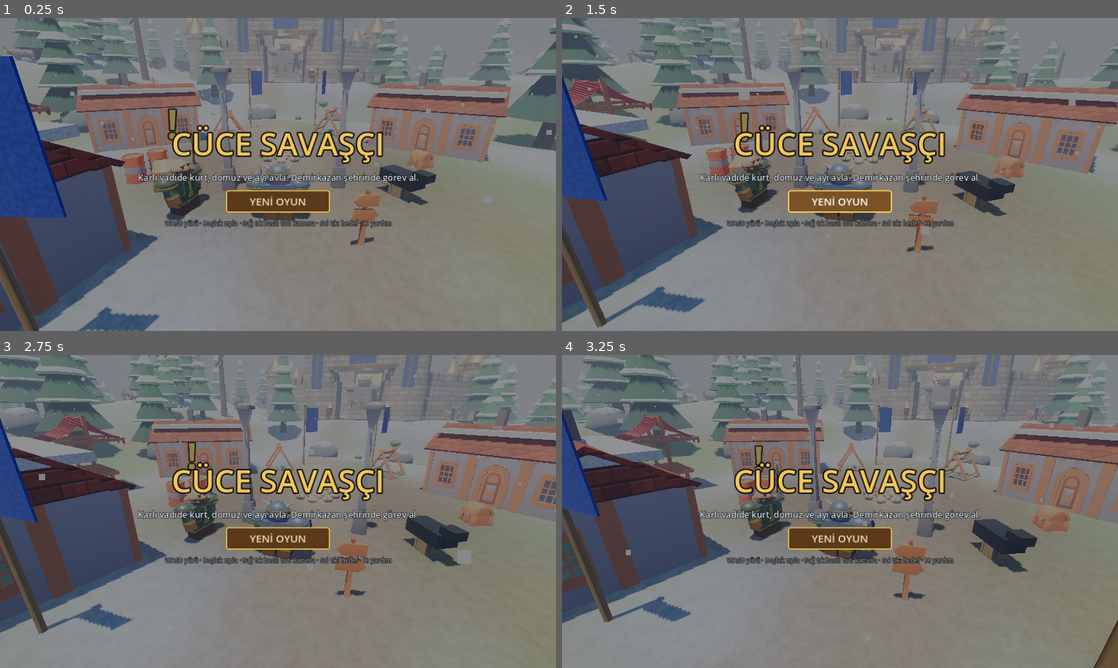
Above: before the commit, frames 1-4 (two rows, left to right).
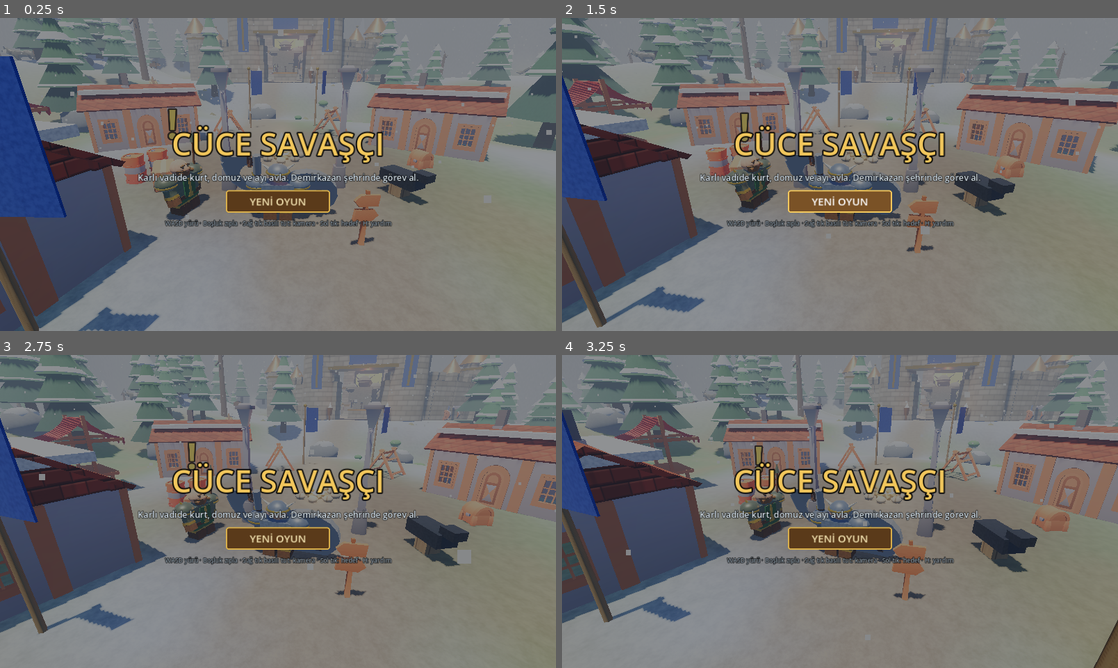
Above: after the commit, the same moments.

Repository: aldaci26/zindan-yuruyusu
Game: Godot game, scene res://main.tscn
Two runs of this game, one before a commit and one after it. Both use one fixed random seed, a clock stepped at 60 frames per second and the inputs below.
Inputs (mouse positions are in pixels of both pictures, inside the frame that each line leads up to):
- Up to frame 1 (0.25 s): no input
- Up to frame 2 (1.5 s): tap Enter at 0.5 s; drag from (840, 174) to (895, 105) at 0.52 s; drag from (840, 174) to (812, 237) at 1.27 s
- Up to frame 3 (2.75 s): move the mouse to (333, 442) at 2.02 s; hold D from 2.03 s (still down); tap G at 2.1 s
- Up to frame 4 (3.25 s): release D at 2.75 s; drag from (812, 574) to (673, 464) at 2.77 s

The runs differ from the first frame. In frame 1, 0.7% of the frame differs, in the area x 39-61%, y 43-65%; in frame 2, 0.7%, in the area x 40-61%, y 43-65%; in frame 3, 0.7%; in frame 4, 0.6%.

Commit message:
Integrate rigged CC0 creatures, equipment models and visual QA scenes

Diff:
--- /dev/null
+++ b/godot/asset_gallery.gd
@@ -0,0 +1,93 @@
+extends Node3D
+## Standalone inspection gallery for imported CC0 assets; main scene is untouched.
+
+const ENTRIES := [
+ {"label":"KayKit Knight","path":"res://assets/third_party/kaykit/adventurers/Characters/gltf/Knight.glb","scale":1.0},
+ {"label":"KayKit Barbarian","path":"res://assets/third_party/kaykit/adventurers/Characters/gltf/Barbarian.glb","scale":1.0},
+ {"label":"KayKit Mage","path":"res://assets/third_party/kaykit/adventurers/Characters/gltf/Mage.glb","scale":1.0},
+ {"label":"KayKit Rogue","path":"res://assets/third_party/kaykit/adventurers/Characters/gltf/Rogue_Hooded.glb","scale":1.0},
+ {"label":"Skeleton Warrior","path":"res://assets/third_party/kaykit/skeletons/Characters/gltf/Skeleton_Warrior.glb","scale":1.0},
+ {"label":"Skeleton Mage","path":"res://assets/third_party/kaykit/skeletons/Characters/gltf/Skeleton_Mage.glb","scale":1.0},
+ {"label":"Quaternius Spider","path":"res://assets/wotlk/third_party/quaternius/easy_enemies_pack/Spider.glb","scale":1.4},
+ {"label":"Quaternius Rat","path":"res://assets/wotlk/third_party/quaternius/easy_enemies_pack/Rat.glb","scale":1.4},
+ {"label":"Quaternius Wolf","path":"res://assets/wotlk/third_party/quaternius/animals_pack/Wolf.glb","scale":1.2},
+ {"label":"Quaternius Fox","path":"res://assets/wotlk/third_party/quaternius/animals_pack/Fox.glb","scale":1.2},
+ {"label":"Quaternius Stag","path":"res://assets/wotlk/third_party/quaternius/animals_pack/Stag.glb","scale":1.2},
+ {"label":"RPG Armor","path":"res://assets/wotlk/third_party/quaternius/rpg_items_pack/Armor_Metal.glb","scale":1.6},
+ {"label":"Knight Helmet","path":"res://assets/wotlk/third_party/quaternius/single_knight_pack/Helmet2.glb","scale":1.8},
+ {"label":"Double Axe","path":"res://assets/wotlk/third_party/quaternius/medieval_weapons_pack/Axe_Double.glb","scale":1.8},
+ {"label":"Heater Shield","path":"res://assets/wotlk/third_party/quaternius/medieval_weapons_pack/Shield_Heater.glb","scale":1.8},
+ {"label":"KayKit Dungeon Chest","path":"res://assets/third_party/kaykit/dungeon/Assets/gltf/chest.glb","scale":1.8},
+]
+func _ready() -> void:
+ _build_environment()
+ _build_ground()
+ _build_camera()
+ _build_gallery()
+func _build_environment() -> void:
+ var world:=WorldEnvironment.new()
+ var env:=Environment.new()
+ env.background_mode=Environment.BG_COLOR
+ env.background_color=Color("#71879a")
+ env.ambient_light_source=Environment.AMBIENT_SOURCE_COLOR
+ env.ambient_light_color=Color("#b5c6d2")
+ env.ambient_light_energy=0.8
+ env.tonemap_mode=Environment.TONE_MAPPER_FILMIC
+ env.fog_enabled=true
+ env.fog_light_color=Color("#9eafbb")
+ env.fog_density=0.002
+ world.environment=env
+ add_child(world)
+ var sun:=DirectionalLight3D.new()
+ sun.rotation_degrees=Vector3(-48.0,-28.0,0.0)
+ sun.light_color=Color("#ffe4c7")
+ sun.light_energy=1.2
+ sun.shadow_enabled=true
+ add_child(sun)
+func _build_ground() -> void:
+ var ground:=MeshInstance3D.new()
+ var mesh:=PlaneMesh.new()
+ mesh.size=Vector2(34.0,34.0)
+ ground.mesh=mesh
+ var mat:=StandardMaterial3D.new()
+ mat.albedo_color=Color("#56616a")
+ mat.roughness=0.96
+ ground.material_override=mat
+ ground.position.y=-0.04
+ add_child(ground)
+func _build_camera() -> void:
+ var camera:=Camera3D.new()
+ camera.position=Vector3(0.0,12.5,24.0)
+ camera.fov=50.0
+ camera.current=true
+ add_child(camera)
+ camera.look_at(Vector3(0.0,1.0,0.0),Vector3.UP)
+func _build_gallery() -> void:
+ for index in range(ENTRIES.size()):
+  var entry:Dictionary=ENTRIES[index]
+  var path:=str(entry["path"])
+  if not ResourceLoader.exists(path):
+   push_warning("Gallery asset not imported yet: "+path)
+   continue
+  var packed:=load(path) as PackedScene
+  if packed==null:
+   push_warning("Gallery resource is not a PackedScene: "+path)
+   continue
+  var instance:=packed.instantiate() as Node3D
+  if instance==null:
+   push_warning("Gallery root is not Node3D: "+path)
+   continue
+  var column:=index%4
+  var row:=index/4
+  instance.position=Vector3(float(column)*4.5-6.75,0.0,float(row)*4.5-6.75)
+  instance.scale=Vector3.ONE*float(entry.get("scale",1.0))
+  add_child(instance)
+  var label:=Label3D.new()
+  label.text=str(entry["label"])
+  label.position=Vector3(0.0,2.8,0.0)
+  label.font_size=36
+  label.pixel_size=0.006
+  label.modulate=Color("#f4ead7")
+  label.outline_size=8
+  label.outline_modulate=Color("#1c252d")
+  instance.add_child(label)
--- /dev/null
+++ b/godot/asset_gallery.tscn
@@ -0,0 +1,6 @@
+[gd_scene load_steps=2 format=3]
+
+[ext_resource type="Script" path="res://asset_gallery.gd" id="1"]
+
+[node name="CC0AssetGallery" type="Node3D"]
+script = ExtResource("1")
--- /dev/null
+++ b/godot/assets/materials/painterly_atlas.gdshader
@@ -0,0 +1,14 @@
+shader_type spatial;
+render_mode diffuse_burley, specular_schlick_ggx;
+uniform sampler2D albedo_atlas : source_color, filter_linear_mipmap, repeat_disable;
+uniform sampler2D roughness_atlas : filter_linear_mipmap, repeat_disable;
+uniform sampler2D metallic_atlas : filter_linear_mipmap, repeat_disable;
+uniform int tile_index : hint_range(0, 15) = 0;
+void fragment() {
+ vec2 tile=vec2(float(tile_index%4),float(tile_index/4));
+ vec2 local_uv=clamp(UV,vec2(0.018),vec2(0.982));
+ vec2 atlas_uv=tile*0.25+local_uv*0.25;
+ ALBEDO=texture(albedo_atlas,atlas_uv).rgb;
+ ROUGHNESS=texture(roughness_atlas,atlas_uv).r;
+ METALLIC=texture(metallic_atlas,atlas_uv).r;
+}
--- a/godot/main.gd
+++ b/godot/main.gd
@@ -1989,8 +1989,12 @@
 func _humanoid_legs(node: Node3D) -> Array:
 	if node.has_meta("legs"):
 		return node.get_meta("legs")
-	var r: Dictionary = node.get_meta("rig")
-	return [r["legL"], r["legR"], r["legR"], r["legL"]]
+	var rig: Dictionary = node.get_meta("rig", {})
+	if rig.has("legL") and rig.has("legR"):
+		return [rig["legL"], rig["legR"], rig["legR"], rig["legL"]]
+	# Imported Skeleton3D scenes animate themselves; they do not expose
+	# the procedural limb metadata used by the old hand-built models.
+	return []
 
 func _spawn_bosses() -> void:
 	var i := 0
@@ -2050,14 +2054,15 @@
 			return em
 		"slag": return _tint_model(Dwarf.make_golem(false), Color("8a3a22"), 0.5)
 		"ashogre": return _tint_model(Dwarf.make_ogre(), Color("5a3a34"), 0.55)
-		"ashbone": return _tint_model(Dwarf.make_skeleton(), Color("3a3030"), 0.6)
-		"miner": return Dwarf.make_dwarf({"skin": Color("6a5448"), "metal": Color("3a3238"), "cloth": Color("4a3a2a"), "beard": Color("1a1410"), "helm": true, "prop": "hammer"})
+		"ashbone": return WowAssets.spawn_creature("ashbone", func(): return _tint_model(Dwarf.make_skeleton(), Color("3a3030"), 0.6))
+		"miner": return WowAssets.spawn_creature("miner", func(): return Dwarf.make_dwarf({"skin": Color("6a5448"), "metal": Color("3a3238"), "cloth": Color("4a3a2a"), "beard": Color("1a1410"), "helm": true, "prop": "hammer"}))
 		"golem": return Dwarf.make_golem(false)
-		"spider": return Dwarf.make_spider()
+		"spider": return WowAssets.spawn_creature("spider", func(): return Dwarf.make_spider())
 		"frost": return Dwarf.make_frost()
-		"skeleton": return Dwarf.make_skeleton()
-		"guard": return Dwarf.make_dwarf({"skin": Color("7a6a6a"), "metal": Color("2a2226"), "cloth": Color("5a1a1a"), "beard": Color("101010"), "helm": true, "prop": "axe"})
-		"defias": return Dwarf.make_dwarf({"skin": Color("e0b898"), "metal": Color("4a3030"), "cloth": Color("8a2020"), "beard": Color("2a1a10"), "helm": false, "prop": "axe"})
+		"skeleton": return WowAssets.spawn_creature("skeleton", func(): return Dwarf.make_skeleton())
+		"guard": return WowAssets.spawn_creature("guard", func(): return Dwarf.make_dwarf({"skin": Color("7a6a6a"), "metal": Color("2a2226"), "cloth": Color("5a1a1a"), "beard": Color("101010"), "helm": true, "prop": "axe"}))
+		"defias": return WowAssets.spawn_creature("defias", func(): return Dwarf.make_dwarf({"skin": Color("e0b898"), "metal": Color("4a3030"), "cloth": Color("8a2020"), "beard": Color("2a1a10"), "helm": false, "prop": "axe"}))
+		"darkiron": return WowAssets.spawn_creature("darkiron", func(): return Dwarf.make_dwarf({"skin": Color("7a6a6a"), "metal": Color("2a2226"), "cloth": Color("3a1a1a"), "beard": Color("101010"), "helm": true, "prop": "hammer"}))
 		_: return Dwarf.make_dwarf({"skin": Color("7a6a6a"), "metal": Color("2a2226"), "cloth": Color("3a1a1a"), "beard": Color("101010"), "helm": true, "prop": "hammer"})
 
 func _camp_props() -> void:
--- /dev/null
+++ b/godot/painterly_atlas_preview.gd
@@ -0,0 +1,50 @@
+extends Node3D
+const NAMES:=["Snow stone","Dark stone","Warm stone","Oak wood","Iron","Gold","Leather","Blue cloth","Red cloth","Green cloth","Ice","Moss","Grass","Bone","Fur","Ember"]
+func _ready() -> void:
+ var ap="res://assets/materials/painterly_fantasy_albedo.png"
+ var rp="res://assets/materials/painterly_fantasy_roughness.png"
+ var mp="res://assets/materials/painterly_fantasy_metallic.png"
+ if not ResourceLoader.exists(ap):
+  push_warning("Painterly atlas has not been generated yet.")
+  return
+ var shader=load("res://assets/materials/painterly_atlas.gdshader") as Shader
+ var albedo=load(ap); var rough=load(rp); var metal=load(mp)
+ var world:=WorldEnvironment.new()
+ var env:=Environment.new()
+ env.background_mode=Environment.BG_COLOR
+ env.background_color=Color("#25313d")
+ env.ambient_light_source=Environment.AMBIENT_SOURCE_COLOR
+ env.ambient_light_color=Color("#b8c6d1")
+ env.ambient_light_energy=0.8
+ world.environment=env
+ add_child(world)
+ var sun:=DirectionalLight3D.new()
+ sun.rotation_degrees=Vector3(-42.0,-32.0,0.0)
+ sun.light_energy=1.2
+ sun.shadow_enabled=true
+ add_child(sun)
+ for i in range(16):
+  var instance:=MeshInstance3D.new()
+  var mesh:=SphereMesh.new()
+  mesh.radius=0.9; mesh.height=1.8; mesh.radial_segments=32; mesh.rings=16
+  instance.mesh=mesh
+  var mat:=ShaderMaterial.new()
+  mat.shader=shader
+  mat.set_shader_parameter("albedo_atlas",albedo)
+  mat.set_shader_parameter("roughness_atlas",rough)
+  mat.set_shader_parameter("metallic_atlas",metal)
+  mat.set_shader_parameter("tile_index",i)
+  instance.material_override=mat
+  instance.position=Vector3(float(i%4)*2.5-3.75,1.0,float(i/4)*2.5-3.75)
+  add_child(instance)
+  var label:=Label3D.new()
+  label.text=NAMES[i]; label.position=Vector3(0.0,1.2,0.0)
+  label.font_size=28; label.pixel_size=0.006
+  label.modulate=Color("#f4ead7"); label.outline_size=6
+  label.outline_modulate=Color("#111820")
+  instance.add_child(label)
+ var camera:=Camera3D.new()
+ camera.position=Vector3(0.0,11.0,17.0)
+ camera.fov=48.0; camera.current=true
+ add_child(camera)
+ camera.look_at(Vector3(0.0,0.7,0.0),Vector3.UP)
--- /dev/null
+++ b/godot/painterly_atlas_preview.tscn
@@ -0,0 +1,6 @@
+[gd_scene load_steps=2 format=3]
+
+[ext_resource type="Script" path="res://painterly_atlas_preview.gd" id="1"]
+
+[node name="PainterlyAtlasPreview" type="Node3D"]
+script = ExtResource("1")
--- a/godot/wow_asset_runtime.gd
+++ b/godot/wow_asset_runtime.gd
@@ -3,9 +3,67 @@
 ## Missing assets always fall back to the existing procedural models.
 
 const CREATURE_SCENES := {
-	"wolf": ["res://assets/wotlk_local/creatures/wolf.glb", "res://assets/wotlk/creatures/wolf.glb"],
+	"wolf": ["res://assets/wotlk_local/creatures/wolf.glb", "res://assets/wotlk/creatures/wolf.glb", "res://assets/wotlk/third_party/quaternius/animals_pack/Wolf.glb"],
+	"spider": ["res://assets/wotlk_local/creatures/spider.glb", "res://assets/wotlk/third_party/quaternius/easy_enemies_pack/Spider.glb"],
+	"rat": ["res://assets/wotlk_local/creatures/rat.glb", "res://assets/wotlk/third_party/quaternius/easy_enemies_pack/Rat.glb"],
+	"frog": ["res://assets/wotlk_local/creatures/frog.glb", "res://assets/wotlk/third_party/quaternius/easy_enemies_pack/Frog.glb"],
+	"snake": ["res://assets/wotlk_local/creatures/snake.glb", "res://assets/wotlk/third_party/quaternius/easy_enemies_pack/Snake.glb"],
+	"fox": ["res://assets/wotlk_local/creatures/fox.glb", "res://assets/wotlk/third_party/quaternius/animals_pack/Fox.glb"],
+	"deer": ["res://assets/wotlk_local/creatures/deer.glb", "res://assets/wotlk/third_party/quaternius/animals_pack/Deer.glb"],
+	"stag": ["res://assets/wotlk_local/creatures/stag.glb", "res://assets/wotlk/third_party/quaternius/animals_pack/Stag.glb"],
+	"defias": ["res://assets/wotlk_local/creatures/defias.glb", "res://assets/third_party/kaykit/adventurers/Characters/gltf/Rogue_Hooded.glb"],
+	"darkiron": ["res://assets/wotlk_local/creatures/darkiron.glb", "res://assets/third_party/kaykit/adventurers/Characters/gltf/Knight.glb"],
+	"miner": ["res://assets/wotlk_local/creatures/miner.glb", "res://assets/third_party/kaykit/adventurers/Characters/gltf/Barbarian.glb"],
+	"guard": ["res://assets/wotlk_local/creatures/guard.glb", "res://assets/third_party/kaykit/adventurers/Characters/gltf/Knight.glb"],
+	"skeleton": ["res://assets/wotlk_local/creatures/skeleton.glb", "res://assets/third_party/kaykit/skeletons/Characters/gltf/Skeleton_Warrior.glb"],
+	"ashbone": ["res://assets/wotlk_local/creatures/ashbone.glb", "res://assets/third_party/kaykit/skeletons/Characters/gltf/Skeleton_Minion.glb"],
 	"frost_wolf": ["res://assets/wotlk_local/creatures/frost_wolf.glb", "res://assets/wotlk/creatures/frost_wolf.glb"],
 	"trogg": ["res://assets/wotlk_local/creatures/trogg.glb", "res://assets/wotlk/creatures/trogg.glb"],
+}
+const EQUIPMENT_ASSET_MAP := {
+	"axe_old": "res://assets/wotlk/third_party/quaternius/medieval_weapons_pack/Axe_Small.glb",
+	"axe_iron": "res://assets/wotlk/third_party/quaternius/medieval_weapons_pack/Axe.glb",
+	"axe_wolf": "res://assets/wotlk/third_party/quaternius/medieval_weapons_pack/Axe.glb",
+	"axe_boar": "res://assets/wotlk/third_party/quaternius/medieval_weapons_pack/Axe_Double.glb",
+	"axe_forge": "res://assets/wotlk/third_party/quaternius/medieval_weapons_pack/Axe.glb",
+	"axe_deepf": "res://assets/wotlk/third_party/quaternius/rpg_items_pack/Axe_Double_Golden.glb",
+	"axe_storm": "res://assets/wotlk/third_party/quaternius/rpg_items_pack/Axe_Double.glb",
+	"axe_king": "res://assets/wotlk/third_party/quaternius/rpg_items_pack/Axe_Double_Golden.glb",
+	"axe_grik": "res://assets/wotlk/third_party/quaternius/medieval_weapons_pack/Axe_Double.glb",
+	"axe_gruff": "res://assets/wotlk/third_party/quaternius/medieval_weapons_pack/Axe_Double.glb",
+	"axe_mine": "res://assets/wotlk/third_party/quaternius/medieval_weapons_pack/Axe.glb",
+	"axe_vurgan": "res://assets/wotlk/third_party/quaternius/medieval_weapons_pack/Axe_Double.glb",
+	"axe_ash": "res://assets/wotlk/third_party/quaternius/medieval_weapons_pack/Axe_Double.glb",
+	"axe_sulf": "res://assets/wotlk/third_party/quaternius/rpg_items_pack/Axe_Double_Golden.glb",
+	"axe_craft1": "res://assets/wotlk/third_party/quaternius/medieval_weapons_pack/Axe.glb",
+	"axe_craft2": "res://assets/wotlk/third_party/quaternius/medieval_weapons_pack/Axe_Double.glb",
+	"sword_gate": "res://assets/wotlk/third_party/quaternius/medieval_weapons_pack/Sword.glb",
+	"sword_cruel": "res://assets/wotlk/third_party/quaternius/medieval_weapons_pack/Claymore.glb",
+	"hammer_smith": "res://assets/wotlk/third_party/quaternius/medieval_weapons_pack/Hammer_Small.glb",
+	"hammer_chok": "res://assets/wotlk/third_party/quaternius/medieval_weapons_pack/Hammer_Double.glb",
+	"hammer_sulf": "res://assets/wotlk/third_party/quaternius/rpg_items_pack/Hammer_Double_Golden.glb",
+	"hammer_gorduk": "res://assets/wotlk/third_party/quaternius/medieval_weapons_pack/Hammer_Double.glb",
+	"hammer_ash": "res://assets/wotlk/third_party/quaternius/medieval_weapons_pack/Hammer_Double.glb",
+	"hammer_golemagg": "res://assets/wotlk/third_party/quaternius/rpg_items_pack/Hammer_Double_Golden.glb",
+	"sh_wood": "res://assets/wotlk/third_party/quaternius/medieval_weapons_pack/Shield_Round.glb",
+	"sh_iron": "res://assets/wotlk/third_party/quaternius/medieval_weapons_pack/Shield_Heater.glb",
+	"sh_gate": "res://assets/wotlk/third_party/quaternius/medieval_weapons_pack/Shield_Heater_2.glb",
+	"sh_rein": "res://assets/wotlk/third_party/quaternius/medieval_weapons_pack/Shield_Round_2.glb",
+	"sh_deep": "res://assets/wotlk/third_party/quaternius/medieval_weapons_pack/Shield_Celtic_Golden.glb",
+	"sh_king": "res://assets/wotlk/third_party/quaternius/medieval_weapons_pack/Shield_Celtic_Golden.glb",
+	"sh_marsh": "res://assets/wotlk/third_party/quaternius/medieval_weapons_pack/Shield_Round_2.glb",
+	"sh_mine": "res://assets/wotlk/third_party/quaternius/medieval_weapons_pack/Shield_Heater.glb",
+	"sh_ash": "res://assets/wotlk/third_party/quaternius/medieval_weapons_pack/Shield_Heater_2.glb",
+	"sh_sulf": "res://assets/wotlk/third_party/quaternius/medieval_weapons_pack/Shield_Celtic_Golden.glb",
+	"helm_cap": "res://assets/wotlk/third_party/quaternius/single_knight_pack/Helmet1.glb",
+	"helm_iron": "res://assets/wotlk/third_party/quaternius/single_knight_pack/Helmet2.glb",
+	"helm_horn": "res://assets/wotlk/third_party/quaternius/single_knight_pack/Helmet3.glb",
+	"helm_ward": "res://assets/wotlk/third_party/quaternius/single_knight_pack/Helmet3.glb",
+	"helm_king": "res://assets/wotlk/third_party/quaternius/single_knight_pack/Helmet3.glb",
+	"so_pad": "res://assets/wotlk/third_party/quaternius/single_knight_pack/ShoulderPads.glb",
+	"so_iron": "res://assets/wotlk/third_party/quaternius/single_knight_pack/ShoulderPads.glb",
+	"so_boar": "res://assets/wotlk/third_party/quaternius/single_knight_pack/ShoulderPads.glb",
+	"so_peak": "res://assets/wotlk/third_party/quaternius/single_knight_pack/ShoulderPads.glb",
 }
 const ANIMATION_ALIASES := {
 	"idle": ["idle", "stand", "breathing"],
@@ -98,8 +156,15 @@
 			continue
 		var local_path := "res://assets/wotlk_local/equipment/%s.glb" % item_id
 		var public_path := "res://assets/wotlk/equipment/%s.glb" % item_id
-		var path := local_path if ResourceLoader.exists(local_path) else public_path
-		if not ResourceLoader.exists(path):
+		var mapped_path := str(EQUIPMENT_ASSET_MAP.get(item_id, ""))
+		var path := ""
+		if ResourceLoader.exists(local_path):
+			path = local_path
+		elif ResourceLoader.exists(public_path):
+			path = public_path
+		elif not mapped_path.is_empty() and ResourceLoader.exists(mapped_path):
+			path = mapped_path
+		if path.is_empty():
 			continue
 		var packed := load(path) as PackedScene
 		if packed == null:
